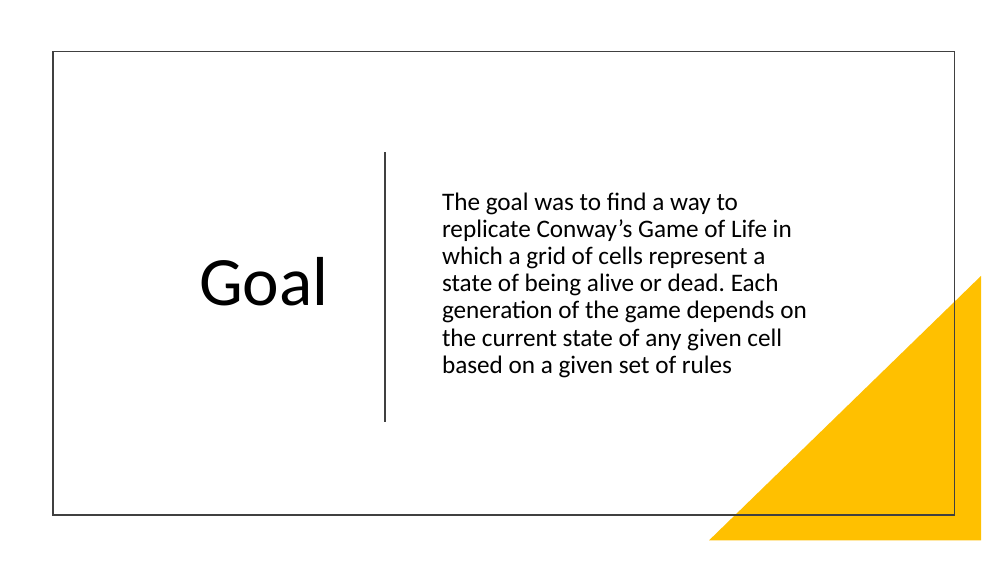
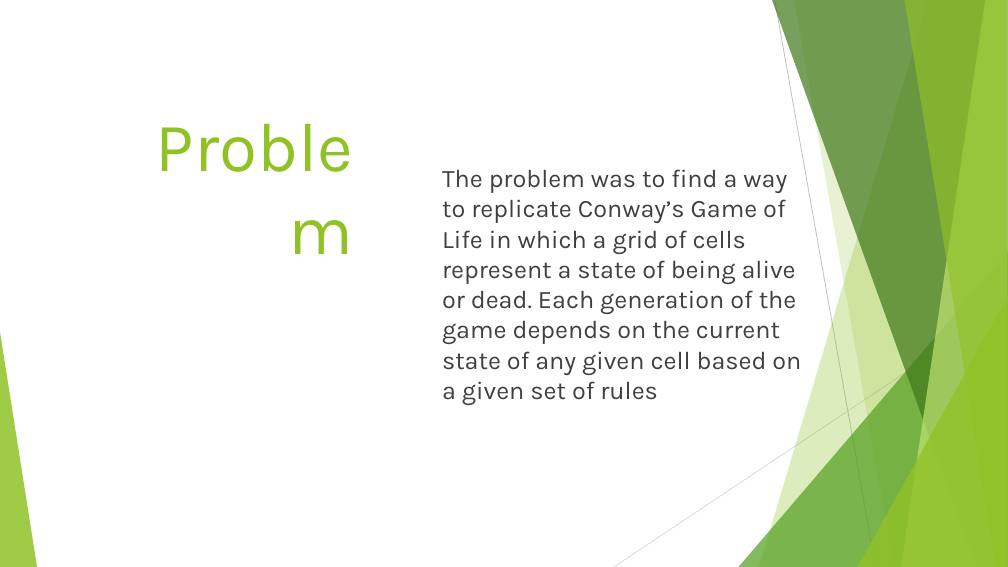
Before and after one commit to WebProgrammingTeam3/Project3, a slide deck: slide 2 of Project3.pptx (slide 3 before the commit). Drawn at 1008x567 pixels with LibreOffice and Linux fonts; fonts in the diff are those of the drawing. Boxes give left, top, right and bottom in pixels: in the first picture for what was removed or moved away, otherwise in the second. Text is boxed around its words. In the diff, an @@ line names an element or a change of style, - is before the commit and + after.

```diff
--- a/Project3.pptx
+++ b/Project3.pptx
@@ rectangle removed at (53, 51, 955, 515) @@
@@ title "Problem" at (489, 170, 585, 193): vertical alignment middle to top @@
@@ line removed from (385, 154) to (385, 421) @@
@@ text at (442, 169, 801, 405): text changed; font Calibri to Karla; text colour #000000 to #404040 @@
-The goal was to find a way to replicate Conway’s Game of Life in which a grid of cells represent a state of being alive or dead. Each generation of the game depends on the current state of any given cell based on a given set of rules
+The problem was to find a way to replicate Conway’s Game of Life in which a grid of cells represent a state of being alive or dead. Each generation of the game depends on the current state of any given cell based on a given set of rules
@@ title at (489, 170, 585, 193): text changed; font Calibri to Karla; text colour #000000 to #90C226 @@
-Goal
+Problem
@@ right triangle removed at (709, 276, 982, 541) @@
@@ group added at (0, 0, 1008, 567): 5 freeform shapes, 3 triangles, 2 lines @@
```
Also in this commit, not shown: 11 other slides changed, 4 slides added, 1 slide removed.
